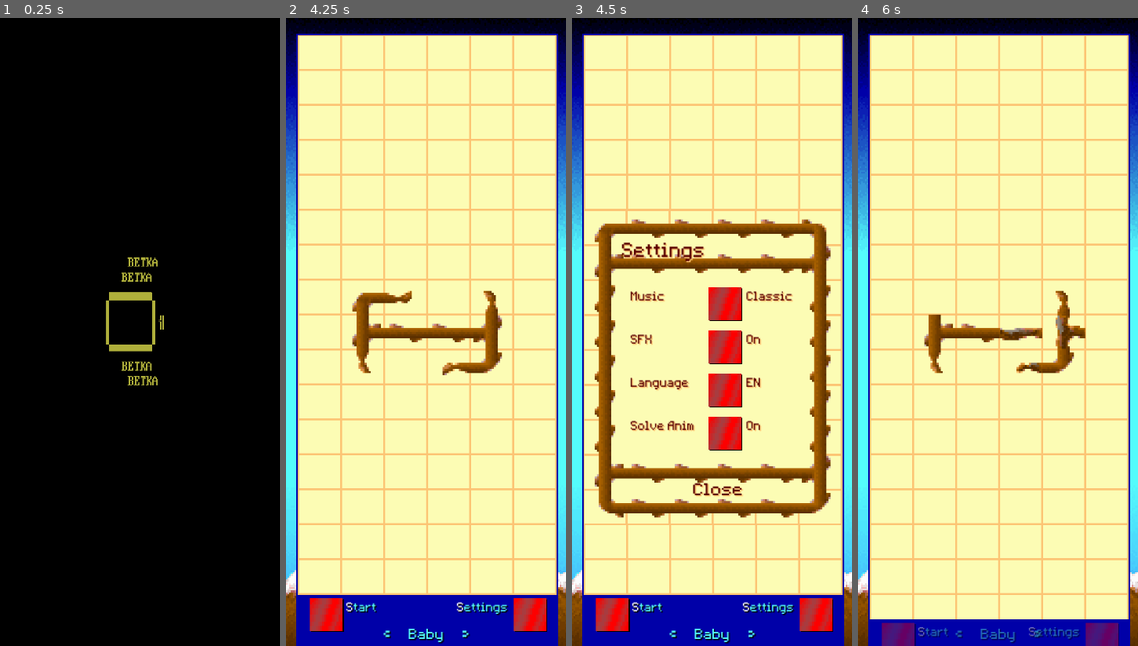
Above: before the commit, frames 1-4 (left to right).
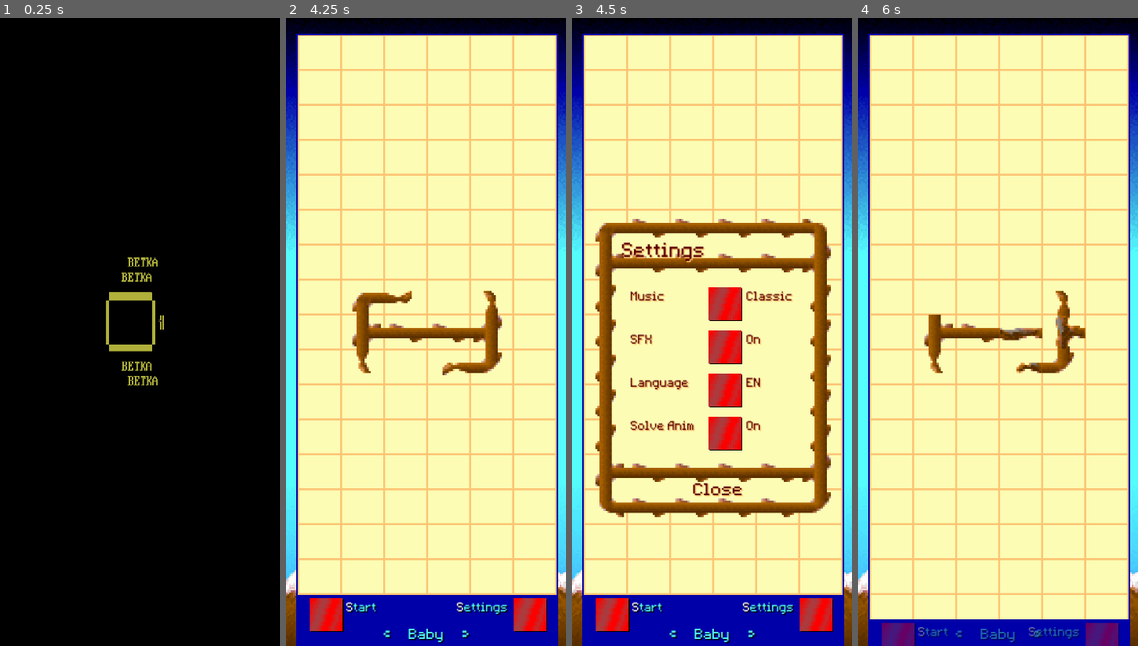
Above: after the commit, the same moments.

Repository: vurglepuddle/branch
Game: Godot game, scene res://scenes/PreClock.tscn
The game is run twice, just before and just after one commit, with the same random seed, the same clock (stepped at 60 frames per second) and the same inputs.
Inputs (mouse positions are in pixels of both pictures, inside the frame that each line leads up to):
- Up to frame 1 (0.25 s): no input
- Up to frame 2 (4.25 s): tap Enter at 0.5 s; move the mouse to (487, 300) at 0.52 s; tap 1 at 0.6 s; click (487, 300) at 0.67 s; drag from (370, 363) to (412, 457) at 1.27 s; move the mouse to (454, 193) at 2.02 s; tap 3 at 2.1 s; click (454, 193) at 2.17 s; tap Space at 2.75 s; drag from (412, 457) to (342, 237) at 2.77 s; move the mouse to (510, 426) at 3.52 s; tap 5 at 3.6 s; click (510, 426) at 3.67 s
- Up to frame 3 (4.5 s): click (815, 614) at 4.25 s
- Up to frame 4 (6 s): click (897, 614) at 5 s; click (897, 614) at 5.75 s

Frames 1-2 are identical in both runs. In frame 3, 2.6% of the frame differs, in the area x 4-97%, y 30-81%; in frame 4, nothing differs.

Commit message:
Fix win HUD lockout and rapid music toggles
- Lock the bottom HUD during blossom/victory animations
- Ignore give-up/settings button presses while HUD is locked
- Cancel pending music transition tweens before applying new music state
- Prevent rapid Music clicks from desyncing UI state and playback

Diff:
--- a/scenes/AudioManager.tscn
+++ b/scenes/AudioManager.tscn
@@ -2,7 +2,7 @@
 
 [ext_resource type="Script" path="res://scripts/core/audio.gd" id="1_cqi6u"]
 [ext_resource type="AudioStream" uid="uid://c2jtokiy6vsqi" path="res://audio/beep/tietra_ui_piece_collide.wav" id="2_nukic"]
-[ext_resource type="AudioStream" uid="uid://b8bxcfud12m5c" path="res://audio/modern/modernA.mp3" id="2_oaieh"]
+[ext_resource type="AudioStream" uid="uid://du5bm6oovix7r" path="res://audio/modern/TITLE_modern.mp3" id="2_oaieh"]
 [ext_resource type="AudioStream" uid="uid://ckil5jnexe4tf" path="res://audio/midi/TITLE.ogg" id="3_j2jbk"]
 
 [node name="AudioManager" type="Node2D"]
--- a/scenes/SettingsOverlay.tscn
+++ b/scenes/SettingsOverlay.tscn
@@ -355,5 +355,5 @@
 
 [node name="MenuBg" type="Sprite2D" parent="."]
 z_index = 109
-position = Vector2(273, 680)
+position = Vector2(274, 679)
 texture = ExtResource("5_rcvns")
--- a/scripts/core/audio.gd
+++ b/scripts/core/audio.gd
@@ -20,18 +20,18 @@
 }
 
 @export var difficulty_music_modern: Dictionary = {
-	"baby": "res://audio/modern/modernA.mp3",
-	"intern": "res://audio/modern/modernB.mp3",
-	"profi": "res://audio/modern/modernC.mp3",
-	"master": "res://audio/modern/modernA.mp3",
-	"expert": "res://audio/modern/modernB.mp3",
-	"torrero": "res://audio/modern/modernC.mp3"
+	"baby": "res://audio/modern/BABY_modern.mp3",
+	"intern": "res://audio/modern/INTERN_modern.mp3",
+	"profi": "res://audio/modern/PROFI_modern.mp3",
+	"master": "res://audio/modern/MASTER_modern.mp3",
+	"expert": "res://audio/modern/EXPERT_modern.mp3",
+	"torrero": "res://audio/modern/TORERO_modern.mp3"
 }
 
 @export var classic_menu_theme: AudioStream
 @export var modern_menu_theme: AudioStream
 @export var classic_victory_theme: AudioStream = preload("res://audio/midi/FLOWER.ogg")
-@export var modern_victory_theme: AudioStream = preload("res://audio/modern/modernA.mp3")
+@export var modern_victory_theme: AudioStream = preload("res://audio/modern/FLOWER_modern.mp3")
 
 # --- Audio Players ---
 var sfx_player: AudioStreamPlayer
@@ -43,6 +43,7 @@
 var music_globally_muted: bool = false # For master music mute (e.g., M key)
 var current_music_path: String = ""
 var music_change_pending: bool = false # Flag to handle rapid changes
+var _music_transition_tween: Tween
 
 enum MusicStyle { CLASSIC, MODERN }
 var current_music_style: MusicStyle = MusicStyle.CLASSIC
@@ -300,18 +301,17 @@
 	_load_and_set_music_track_from_stream(victory_stream, fade, loop, duration)
 
 func _load_and_set_music_track_from_stream(track_stream: AudioStream, fade_in: bool = true, loop: bool = true, duration: float = MUSIC_FADE_DURATION):
-	if music_change_pending and fade_in:
-		return
-
 	if not is_instance_valid(bg_player):
 		printerr("AudioManager: BackgroundMusicPlayer not valid for _load_and_set_music_track_from_stream.")
 		return
 
+	_cancel_music_transition()
+
 	if bg_player.playing and bg_player.stream != track_stream and fade_in:
 		music_change_pending = true
-		var tween = create_tween()
-		tween.tween_property(bg_player, "volume_db", MUSIC_MUTED_VOLUME_DB, duration / 2.0)
-		tween.tween_callback(Callable(self, "_play_new_music_stream").bind(track_stream, loop, true, duration))
+		_music_transition_tween = create_tween()
+		_music_transition_tween.tween_property(bg_player, "volume_db", MUSIC_MUTED_VOLUME_DB, duration / 2.0)
+		_music_transition_tween.tween_callback(Callable(self, "_play_new_music_stream").bind(track_stream, loop, true, duration))
 	else:
 		_play_new_music_stream(track_stream, loop, fade_in and bg_player.stream != track_stream, duration)
 
@@ -355,8 +355,8 @@
 		current_music_path = track_stream.resource_path if track_stream else ""
 
 		if should_fade_in_new_track and not music_globally_muted:
-			var tween = create_tween().set_trans(Tween.TRANS_SINE)
-			tween.tween_property(bg_player, "volume_db", MUSIC_TARGET_VOLUME_DB, fade_duration)
+			_music_transition_tween = create_tween().set_trans(Tween.TRANS_SINE)
+			_music_transition_tween.tween_property(bg_player, "volume_db", MUSIC_TARGET_VOLUME_DB, fade_duration)
 		elif not music_globally_muted and not should_fade_in_new_track:
 			bg_player.volume_db = MUSIC_TARGET_VOLUME_DB
 
@@ -367,11 +367,17 @@
 
 	bg_player.set_meta("loop", loop)
 
+func _cancel_music_transition() -> void:
+	if is_instance_valid(_music_transition_tween) and _music_transition_tween.is_running():
+		_music_transition_tween.kill()
+	music_change_pending = false
+
 func _fade_music_out(duration: float = MUSIC_FADE_DURATION):
 	if is_instance_valid(bg_player) and bg_player.playing:
-		var tween = create_tween()
-		tween.tween_property(bg_player, "volume_db", MUSIC_MUTED_VOLUME_DB, duration)
-		tween.tween_callback(Callable(bg_player, "stop"))
+		_cancel_music_transition()
+		_music_transition_tween = create_tween()
+		_music_transition_tween.tween_property(bg_player, "volume_db", MUSIC_MUTED_VOLUME_DB, duration)
+		_music_transition_tween.tween_callback(Callable(bg_player, "stop"))
 
 func toggle_global_music_mute():
 	music_globally_muted = !music_globally_muted
--- a/scripts/core/game_hud.gd
+++ b/scripts/core/game_hud.gd
@@ -59,7 +59,7 @@
 	_settings_label.bbcode_text = _fmt(Locale.t("settings"))
 
 func _show_panel() -> void:
-	if _animating or _panel_open:
+	if locked or _animating or _panel_open:
 		return
 	_panel_open = true
 	_animating  = true
@@ -83,6 +83,8 @@
 	tween.chain().tween_callback(func(): _animating = false)
 
 func _toggle_panel() -> void:
+	if locked:
+		return
 	if _panel_open:
 		_hide_panel()
 	else:
@@ -131,11 +133,15 @@
 			get_viewport().set_input_as_handled()
 
 func _on_give_up_pressed() -> void:
+	if locked:
+		return
 	if AudioManager:
 		AudioManager.play_named_sfx("button_sound")
 	give_up_requested.emit()
 
 func _on_settings_button_pressed() -> void:
+	if locked:
+		return
 	if AudioManager:
 		AudioManager.play_named_sfx("button_sound")
 	_settings_overlay.open()
--- a/scripts/core/grid.gd
+++ b/scripts/core/grid.gd
@@ -117,6 +117,8 @@
 	source_tile = null # Reset source tile
 	self.all_connected = false
 	is_level_complete_animation_playing = false
+	if is_instance_valid(_game_hud):
+		_game_hud.locked = false
 	print("Old branches cleared and state reset.")
 
 	var valid_cells: Dictionary = DifficultyLayouts.get_valid_cells(self.current_difficulty_str)
@@ -468,6 +470,9 @@
 
 	if self.all_connected: # Check class-level variable
 		is_level_complete_animation_playing = true # Set flag
+		if is_instance_valid(_game_hud):
+			_game_hud.hide_panel()
+			_game_hud.locked = true
 		print("🎉 CONGRATULATIONS! 🎉")
 		if AudioManager:
 			AudioManager.play_victory_music()
@@ -487,6 +492,7 @@
 		# Proceed to next level or level complete screen logic here
 		# For example: show_level_complete_screen_after_delay(2.0)
 		is_level_complete_animation_playing = false # Reset flag
+		level_won_waiting_for_exit_input = true
 		return
 	# Shuffle the list to make the order random beyond the first few
 	alive_terminal_branches.shuffle()
@@ -610,6 +616,8 @@
 	grid_height = 17
 	all_connected = false
 	is_level_complete_animation_playing = false
+	if is_instance_valid(_game_hud):
+		_game_hud.locked = false
 
 	if src_x < 0 or src_x >= grid_width or src_y < 0 or src_y >= grid_height or \
 	   branches[src_x][src_y] == null:
@@ -637,6 +645,8 @@
 	defer_propagation(source_tile, is_toroidal_grid)
 
 func _on_give_up_requested() -> void:
+	if all_connected or is_level_complete_animation_playing or level_won_waiting_for_exit_input:
+		return
 	_game_hud.hide_panel()
 	_game_hud.locked = true
 	is_level_complete_animation_playing = true
Not shown, removed: audio/midi/Bach_Prelude_BWV999.mid
Not shown, removed: audio/midi/bach_inventions_784_(c)simonetto.mid
Not shown, removed: audio/midi/bach_wohltemperierte_klavier_ii_15_(c)harfesoft.mid
Not shown, removed: audio/midi/goldberg_variations_988_1_(nc)werths.mid
Not shown, removed: audio/midi/inventions_bwv-784_(c)sankey.mid
Not shown, removed: audio/midi/star.ogg
